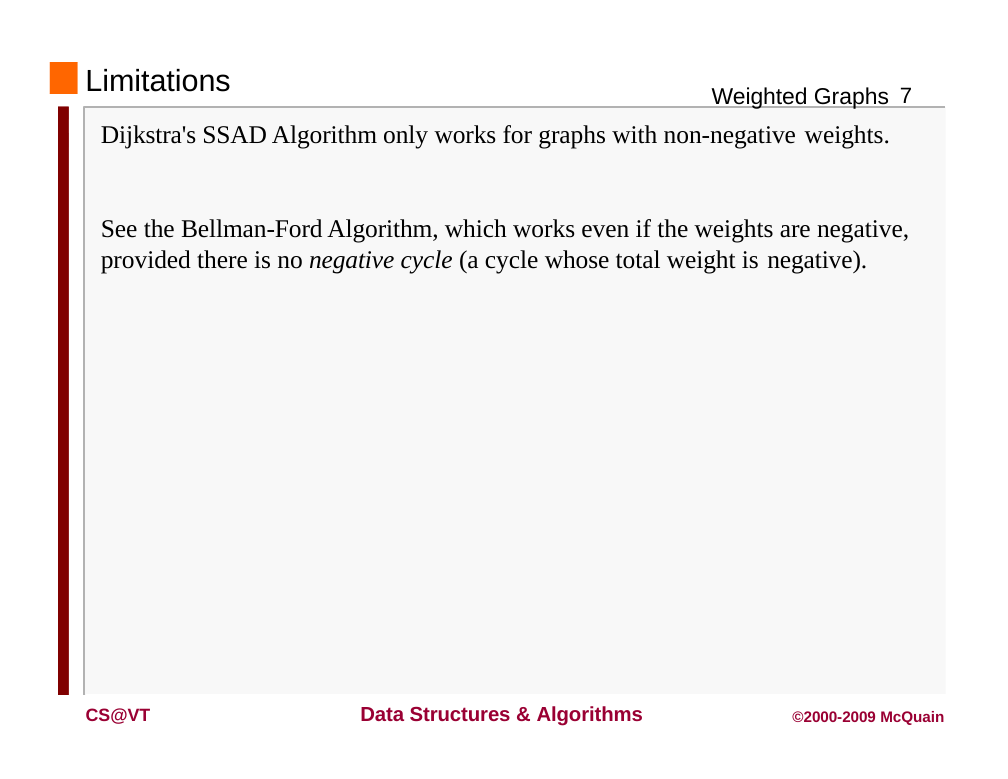
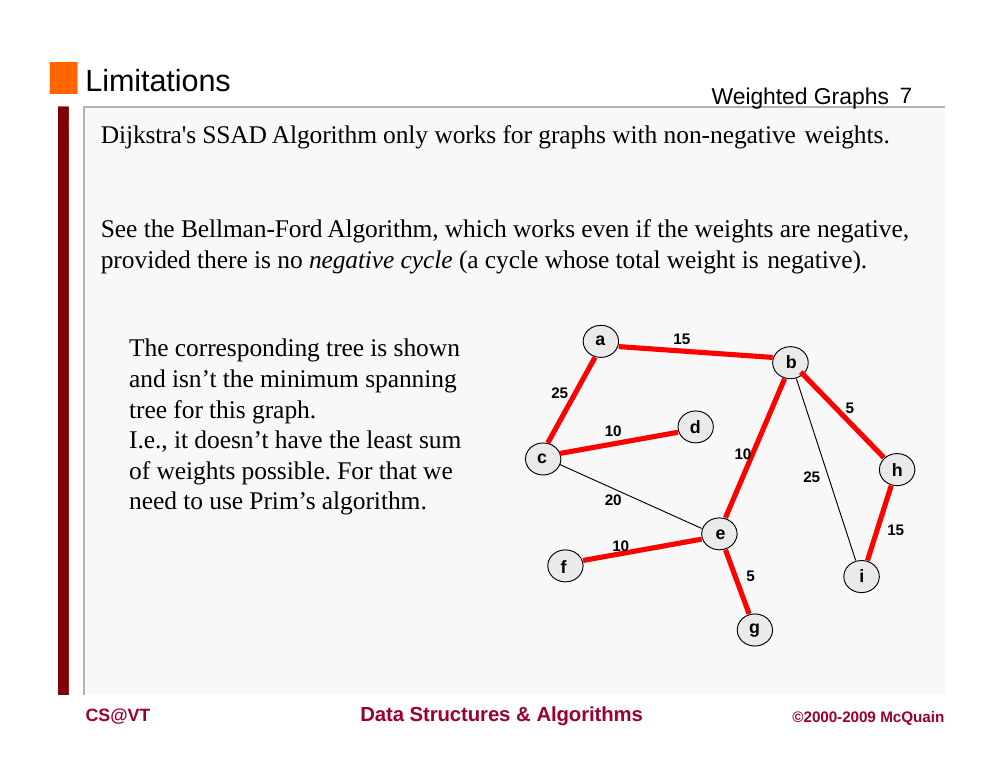
Before and after one commit to Cy-FairCS/cs3, a slide deck: slide 8 of u09a_graphTheory/notes/5 Weighted Graphs/Dijkstra's Algorithm.pptx. Drawn at 1008x779 pixels with LibreOffice and Linux fonts; fonts in the diff are those of the drawing. Boxes give left, top, right and bottom in pixels: in the first picture for what was removed or moved away, otherwise in the second. Text is boxed around its words. In the diff, an @@ line names an element or a change of style, - is before the commit and + after.

```diff
--- a/u09a_graphTheory/notes/5 Weighted Graphs/Dijkstra's Algorithm.pptx
+++ b/u09a_graphTheory/notes/5 Weighted Graphs/Dijkstra's Algorithm.pptx
@@ text added at [129,338,461,515], 20 pt, text #000000 @@
+The corresponding tree is shown and isn’t the minimum spanning tree for this graph.
+I.e., it doesn’t have the least sum of weights possible. For that we need to use Prim’s algorithm.
@@ group added at [525,325,915,646]: 28 freeform shapes, 19 texts @@
+a
+i
+g
+f
+e
+d
+c
+b
+h
+25
+15
+10
+5
+10
+20
+15
+5
+25
+10
```
Also in this commit, not shown: 1 other slide changed, 5 slides removed, 31 other files.
